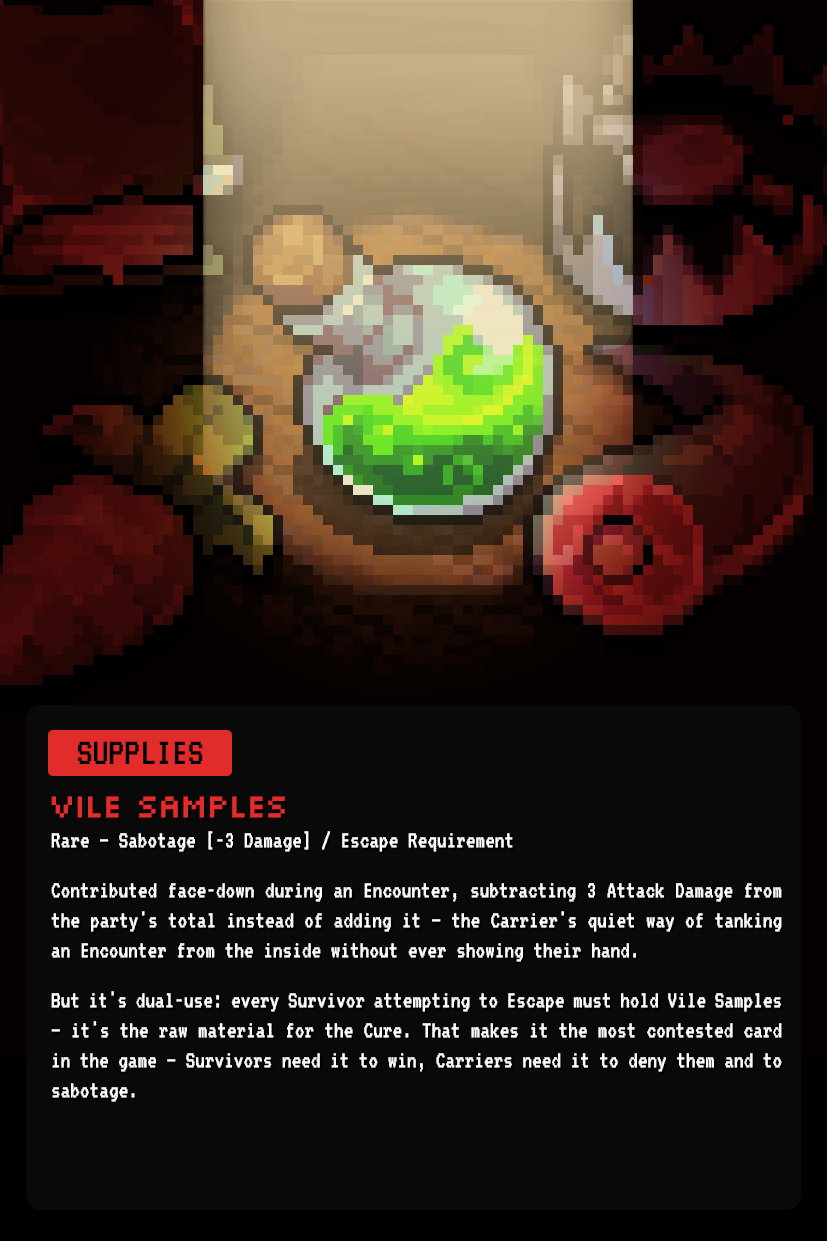
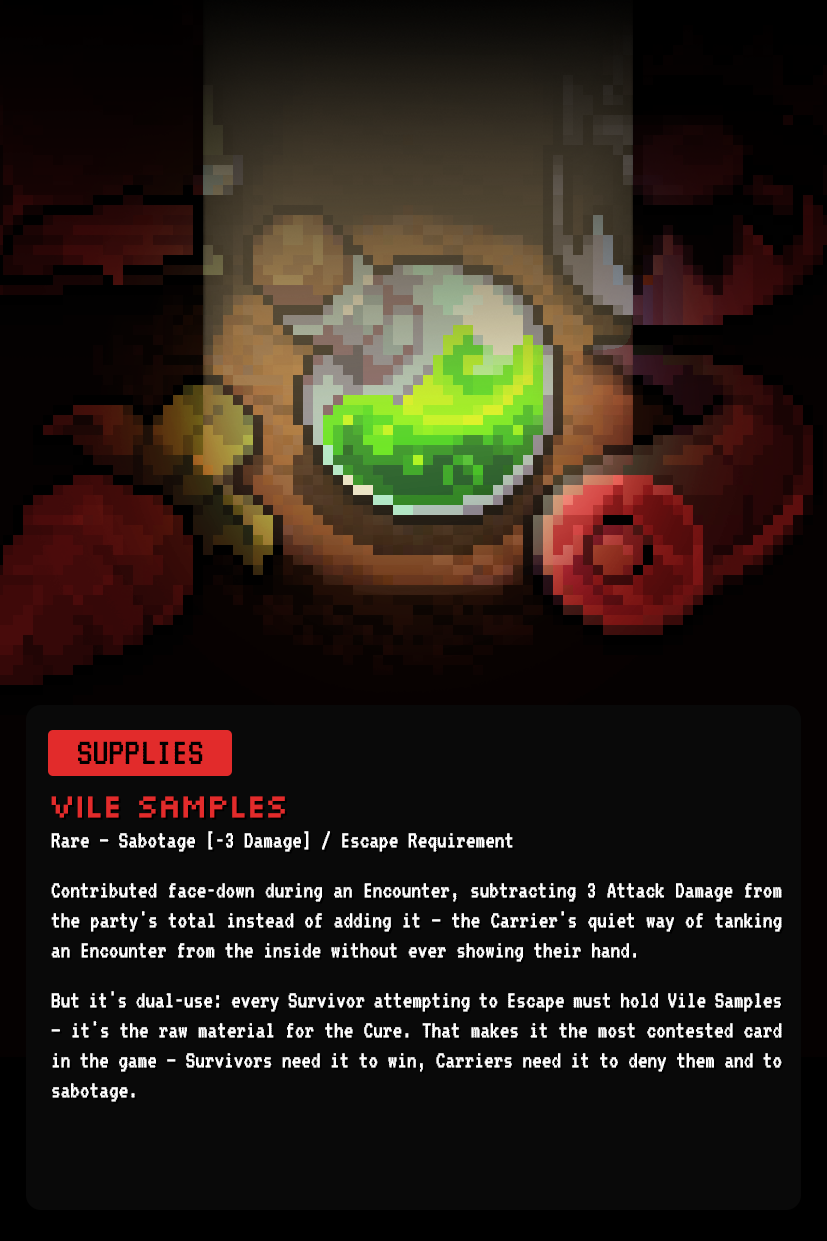
Two versions of the same layered image (827x1241). Layer-by-layer changes:
pixels changed over <box>0,0,827,412</box> (layer not identified)
